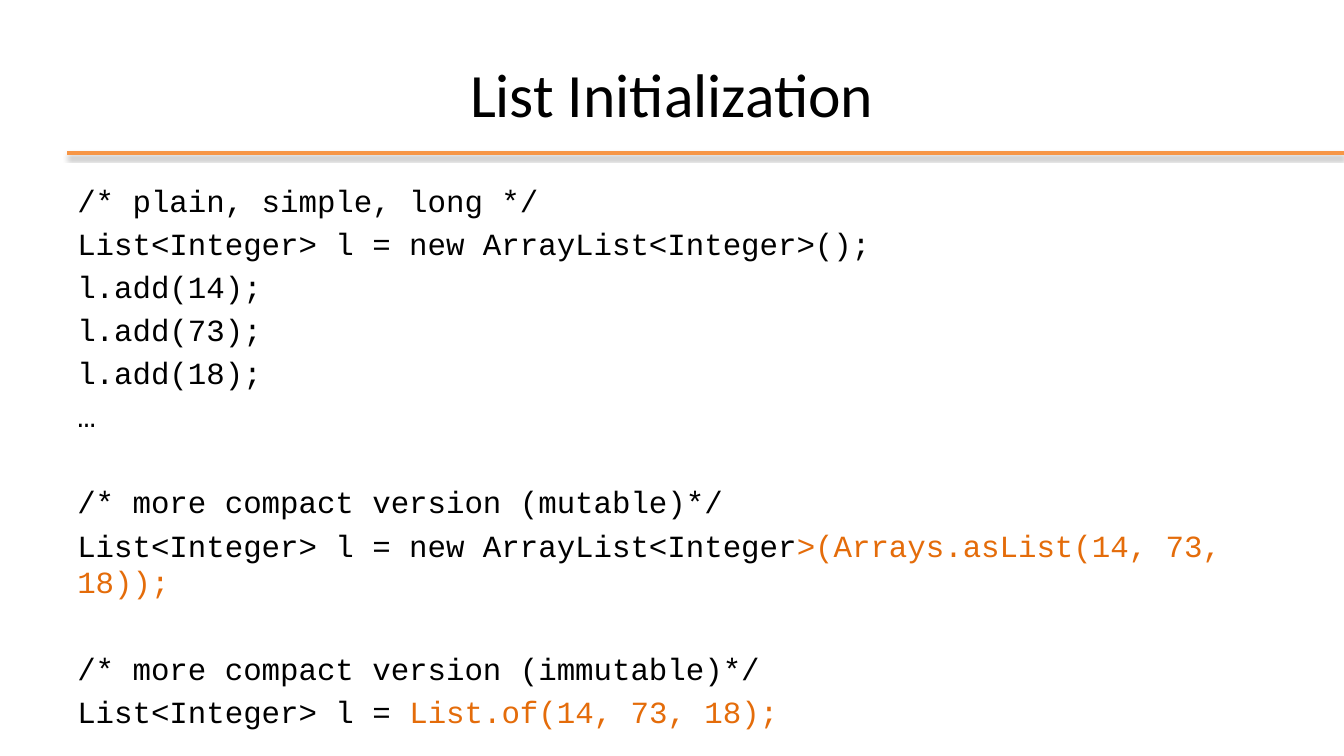
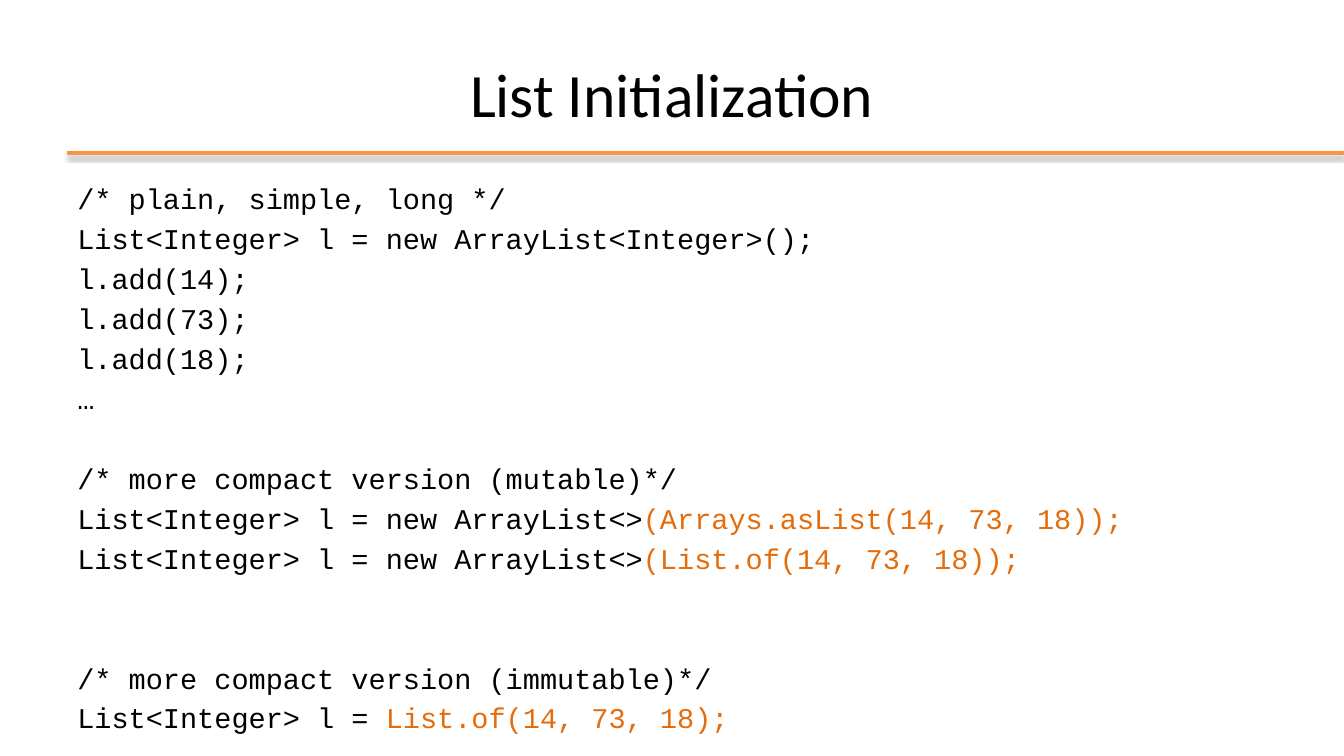
Before and after one commit to plctechnician/ooprogramming, a slide deck: slide 16 of java/slides/ppt/04 - Java Data Structures.pptx. Drawn at 1344x756 pixels with LibreOffice and Linux fonts; fonts in the diff are those of the drawing; background and template pictures are left out. Boxes give left, top, right and bottom in pixels: in the first picture for what was removed or moved away, otherwise in the second. Text is boxed around its words. In the diff, an @@ line names an element or a change of style, - is before the commit and + after.

```diff
--- a/java/slides/ppt/04 - Java Data Structures.pptx
+++ b/java/slides/ppt/04 - Java Data Structures.pptx
@@ text at (77, 189, 814, 734): size 22 to 20.4 pt in "/* plain, simple, long */", "List<Integer> l = new ArrayList<Integer>();", "l.add(14);", "l.add(73);" and 5 more places @@
@@ text at (77, 509, 1123, 575): text changed; size 22 to 20.4 pt @@
-List<Integer> l = new ArrayList<Integer>(Arrays.asList(14, 73, 18));
+List<Integer> l = new ArrayList<>(Arrays.asList(14, 73, 18));
+List<Integer> l = new ArrayList<>(List.of(14, 73, 18));
```
Also in this commit, not shown: 12 other slides changed.
